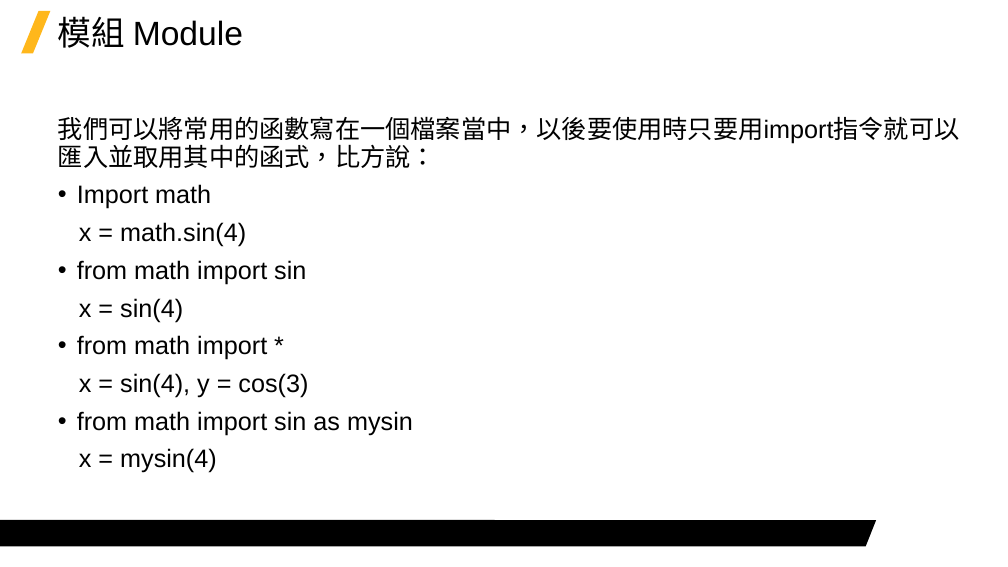
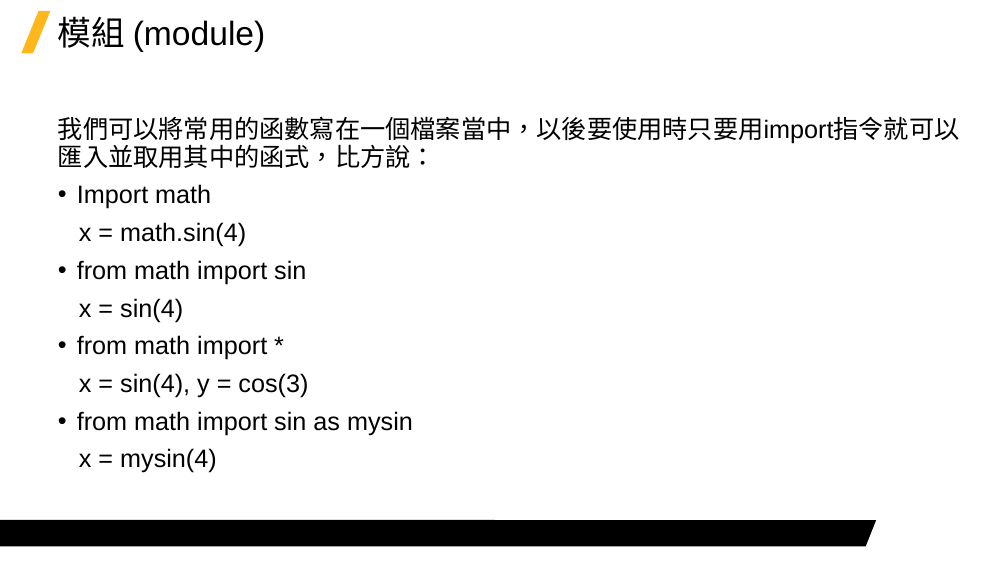
Before and after one commit to Jerrick-cheng/AEDT-Automation-Camp, a slide deck: slide 6 of 上課教材/Week4.pptx. Drawn at 1008x567 pixels with LibreOffice and Linux fonts; fonts in the diff are those of the drawing; background and template pictures are left out. Boxes give left, top, right and bottom in pixels: in the first picture for what was removed or moved away, otherwise in the second. Text is boxed around its words. In the diff, an @@ line names an element or a change of style, - is before the commit and + after.

```diff
--- a/上課教材/Week4.pptx
+++ b/上課教材/Week4.pptx
@@ title at [58,16,266,52]: text changed @@
-模組 Module
+模組 (module)
```
Also in this commit, not shown: 1 other slide changed, 2 other files.
